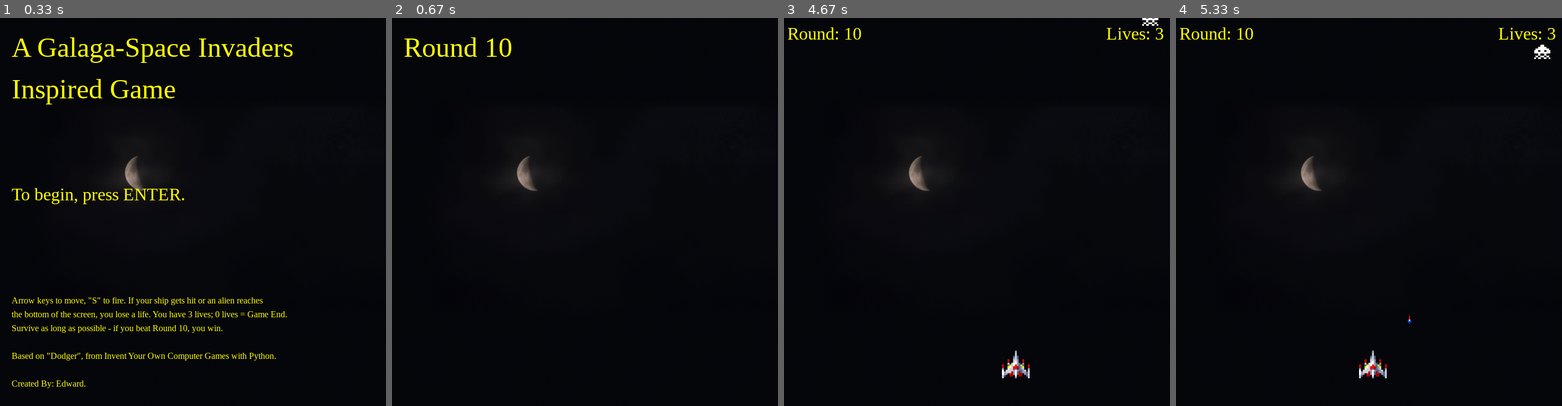
Above: before the commit, frames 1-4 (left to right).
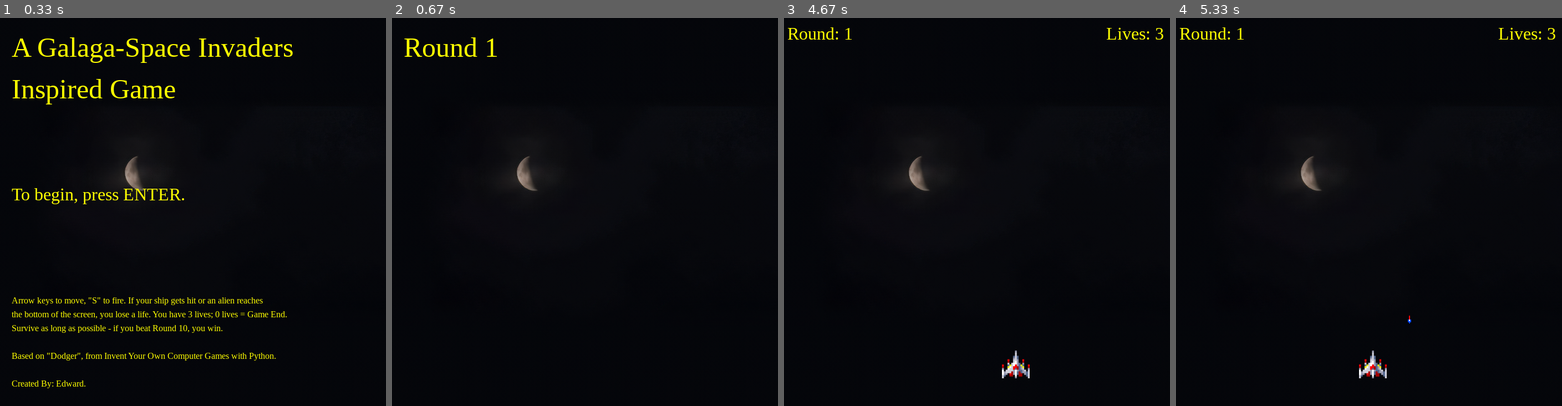
Above: after the commit, the same moments.

Repository: justalittlemore1/Python-Portfolio
Game: pygame game, started from #2 Pygame Galaga-SpaceInvaders (2021)/FinaleGame.py
Same seed, same stepped clock (60 frames per second), same inputs: the game is played once before the commit and once after it.
Inputs:
- Up to frame 1 (0.33 s): no input
- Up to frame 2 (0.67 s): tap Enter at 0.33 s
- Up to frame 3 (4.67 s): hold Left 3.4-3.87 s; hold Right 3.9-4.37 s; hold Right from 4.4 s (still down)
- Up to frame 4 (5.33 s): release Right at 4.87 s; hold Left from 4.9 s (still down); tap S at 5.05 s

Frame 1 is identical in both runs. In frame 2, less than 0.1% of the frame differs, in the area x 27-31%, y 5-10%; in frame 3, less than 0.1%; in frame 4, 0.1%, in the area x 17-97%, y 2-11%.

Commit message:
Update FinaleGame.py

Diff:
--- a/#2 Pygame Galaga-SpaceInvaders (2021)/FinaleGame.py
+++ b/#2 Pygame Galaga-SpaceInvaders (2021)/FinaleGame.py
@@ -88,7 +88,7 @@
     mleft = mright = death = False
     playing = True
     lives = 3
-    game_round = 10
+    game_round = 1
 
     while True: # (Update/Reset) Rounds.
         a_rate = 130
